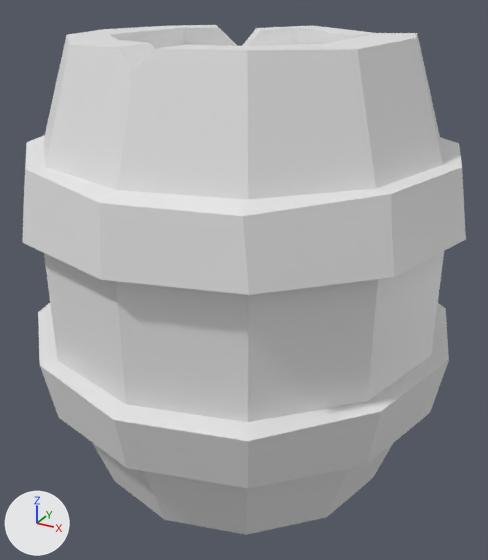
What one commit did to the FBX model Assets/Art/Models/Env Objects/barrel.fbx.
Camera for both pictures: a 50 mm lens placed at (0.71, -1.287, 1.086), pointed at (0.012, -0.018, 0.452). The axes (+X, +Y, +Z) are drawn at lower left. The lights are the same throughout. The older version comes first. Where no turn or scale is listed for an object, it has been applied to the vertices.

Names of what the first picture shows: 'Barrel'.
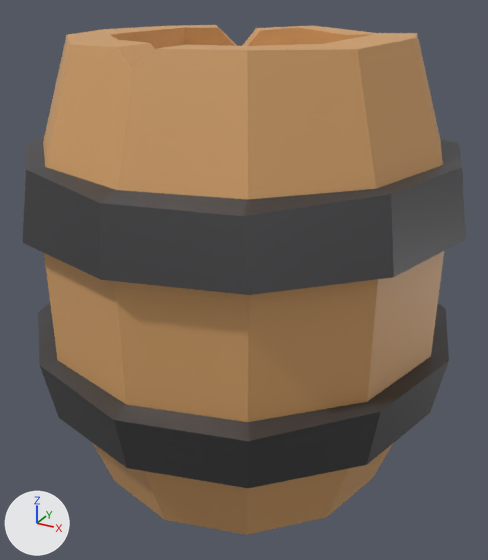
The newer file is also rescaled (x2.0) as a whole; pictures and numbers use the older file's frame.

What differs and where, as boxes (x1, y1, x2, y2) in the pictures (488 x 560 px):
part 1 of me_cylinder_002, recoloured (white to orange): (43, 25, 443, 199) in both
part 2 of me_cylinder_002, recoloured (white to orange): (93, 443, 393, 535) in both
part 3 of me_cylinder_002, recoloured (white to orange): (44, 251, 444, 422) in both
part 4 of me_cylinder_002, recoloured (white to dark grey): (38, 303, 449, 488) in both
part 5 of me_cylinder_002, recoloured (white to dark grey): (23, 135, 466, 295) in both

The change in detail:
Material 'metal' (mat_metal) is new.
Its base color is (0.127, 0.125, 0.13) (dark grey #646365).
Its metallic is 0.85.
Material 'wood' (mat_wood) is new.
Its base color is (0.652, 0.352, 0.138) (orange #d3a068).
me_cylinder_002 has 188 vertices, 168 faces and spans x -0.492..0.492, y -0.495..0.492, z -0.001..0.998.
me_cylinder_002 is used by ob_barrel; location (0.0, 0.0, 0.0).
me_cylinder_002 part 1: all 43 faces centred in x -0.369..0.369, y -0.368..0.37, z 0.878..0.996 switch from no material to mat_wood (orange #d3a068).
me_cylinder_002 part 2: all 41 faces centred in x -0.369..0.37, y -0.369..0.371, z 0.001..0.117 switch from no material to mat_wood (orange #d3a068).
me_cylinder_002 part 3: all 12 faces centred in x -0.424..0.424, y -0.424..0.424, z 0.497 switch from no material to mat_wood (orange #d3a068).
me_cylinder_002 part 4: all 36 faces centred in x -0.448..0.448, y -0.45..0.448, z 0.222..0.362 switch from no material to mat_metal (dark grey #646365).
me_cylinder_002 part 5: all 36 faces centred in x -0.448..0.448, y -0.45..0.448, z 0.632..0.771 switch from no material to mat_metal (dark grey #646365).
